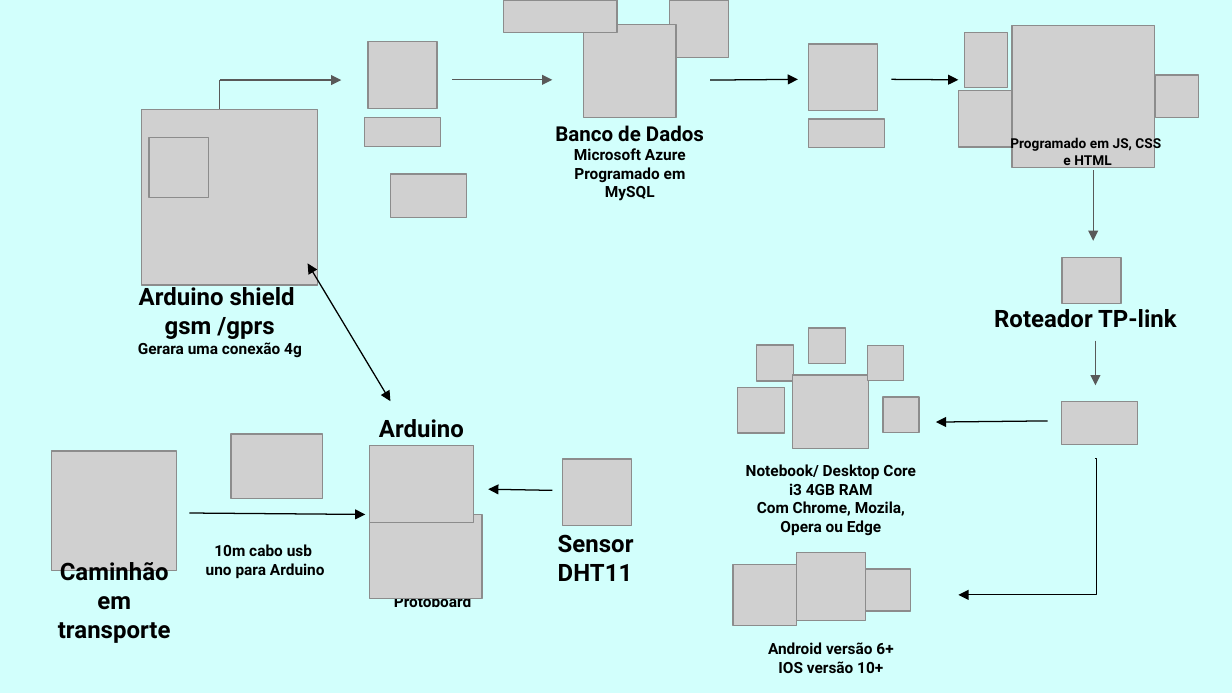
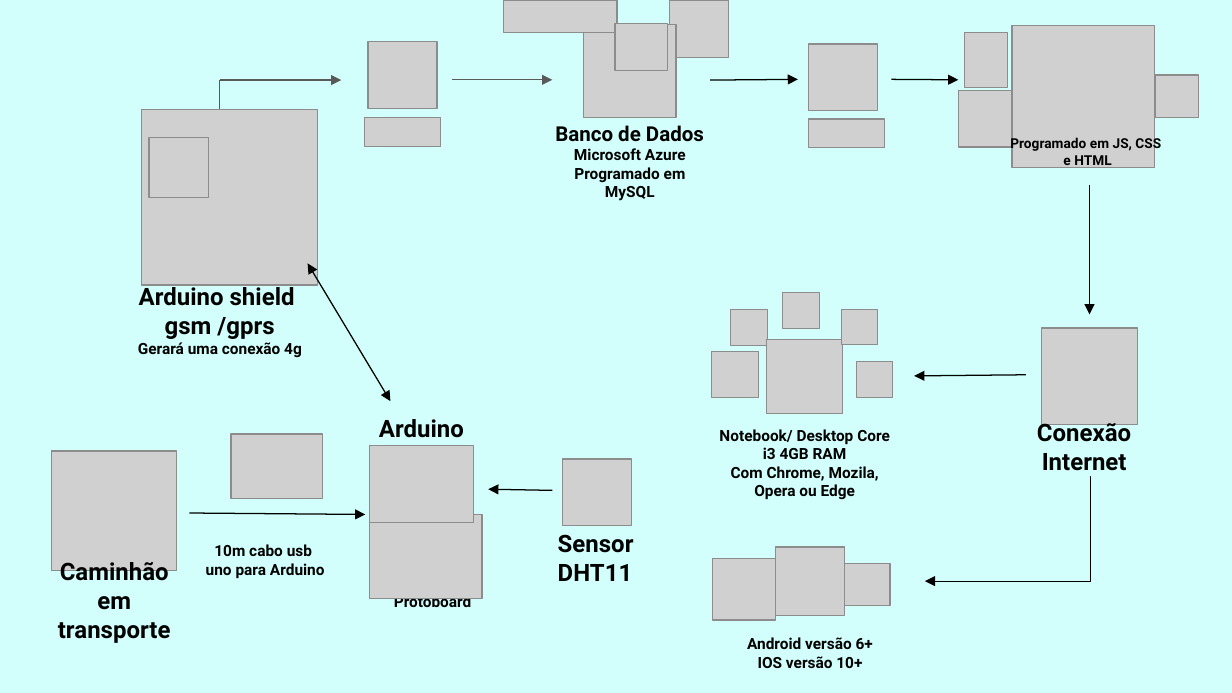
Before and after one commit to Biotec-Sprint02/Projeto-PI, a slide deck: slide 2 of Tecnologia da Informação/HLD&LLD.pptx. Drawn at 1232x693 pixels with LibreOffice and Linux fonts; fonts in the diff are those of the drawing; grey boxes stand for pictures. Boxes give left, top, right and bottom in pixels: in the first picture for what was removed or moved away, otherwise in the second. Text is boxed around its words. In the diff, an @@ line names an element or a change of style, - is before the commit and + after.

Commit message:
HLD e LLD final

```diff
--- a/Tecnologia da Informação/HLD&LLD.pptx
+++ b/Tecnologia da Informação/HLD&LLD.pptx
@@ picture added at (x1=615, y1=23, x2=668, y2=70) @@
@@ picture removed at (x1=391, y1=174, x2=467, y2=217) @@
@@ arrow moved from (1093, 170) - (1093, 240) to (1089, 185) - (1089, 314) @@
@@ arrow (1089, 185) - (1089, 314): stroke #595959 0.75 pt to #000000 0.75 pt @@
@@ picture removed at (x1=1062, y1=257, x2=1121, y2=304) @@
@@ text removed at (x1=994, y1=309, x2=1177, y2=328) @@
-Roteador TP-link
@@ picture added at (x1=1041, y1=328, x2=1137, y2=424) @@
@@ text at (x1=138, y1=342, x2=302, y2=357): text changed @@
-Gerara uma conexão 4g
+Gerará uma conexão 4g
@@ arrow removed from (1095, 340) to (1095, 386) @@
@@ arrow moved from (1047, 421) - (936, 423) to (1026, 375) - (914, 376) @@
@@ 6 pictures, 1 text moved together from (x1=738, y1=328, x2=919, y2=535) to (x1=711, y1=292, x2=892, y2=500) @@
@@ picture removed at (x1=1062, y1=402, x2=1138, y2=445) @@
@@ text added at (x1=1037, y1=420, x2=1131, y2=477), 14 pt, text #000000, bold @@
+Conexão
+Internet
@@ elbow arrow moved from (1095, 458) - (958, 595) to (1089, 477) - (925, 582) @@
@@ 3 pictures, 1 text moved together from (x1=733, y1=552, x2=910, y2=673) to (x1=712, y1=547, x2=891, y2=668) @@
```
